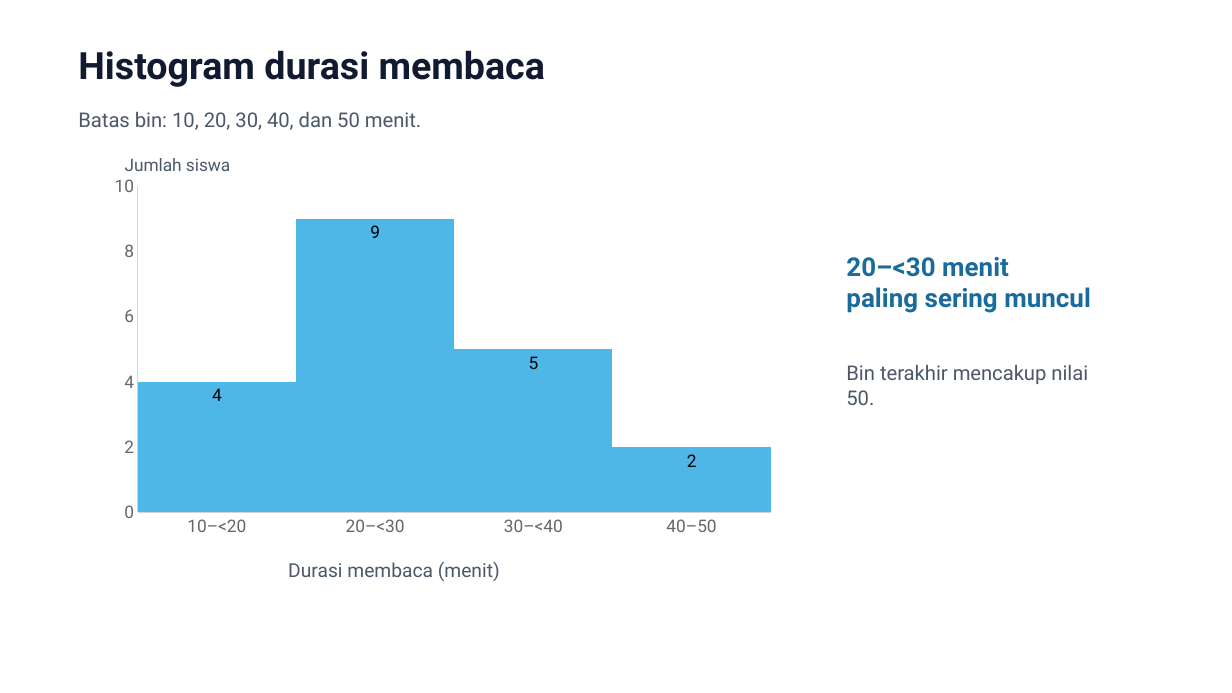
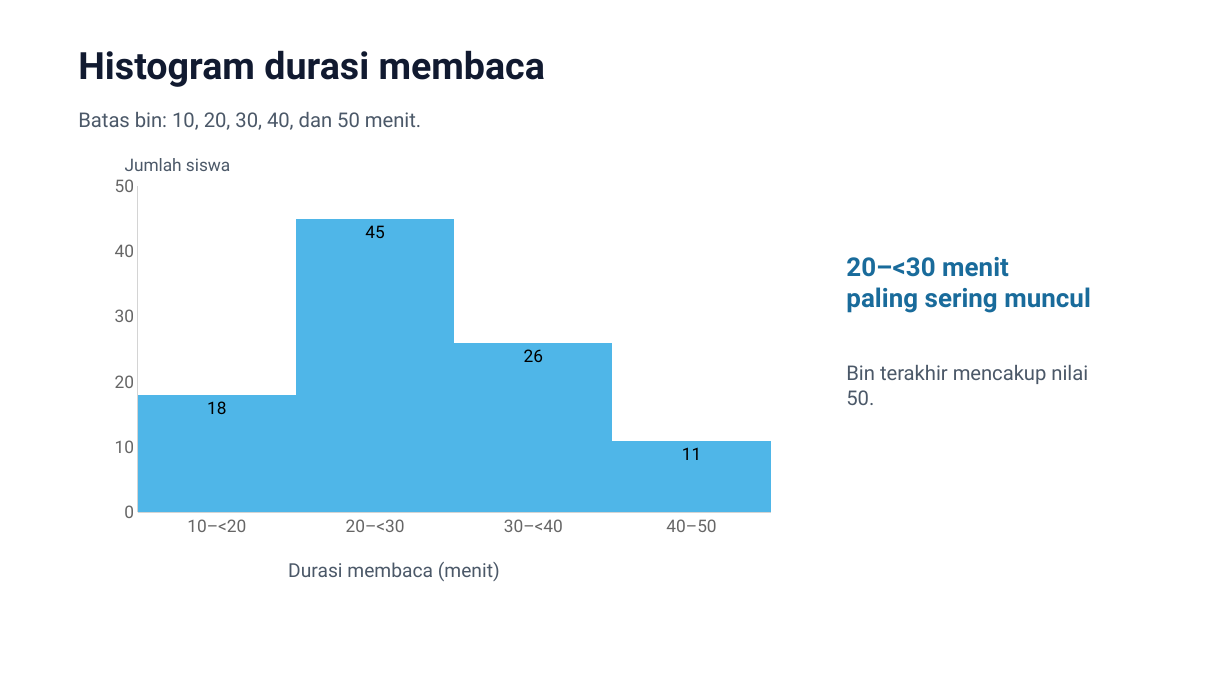
Before and after one commit to daf2a/course, a slide deck: slide 5 of level-03/04-histogram-dan-box-plot/slide/Histogram_dan_Box_Plot_final.pptx. Drawn at 1232x693 pixels with LibreOffice and Linux fonts; fonts in the diff are those of the drawing. Boxes give left, top, right and bottom in pixels: in the first picture for what was removed or moved away, otherwise in the second. Text is boxed around its words. In the diff, an @@ line names an element or a change of style, - is before the commit and + after.

```diff
--- a/level-03/04-histogram-dan-box-plot/slide/Histogram_dan_Box_Plot_final.pptx
+++ b/level-03/04-histogram-dan-box-plot/slide/Histogram_dan_Box_Plot_final.pptx
@@ column chart at [101, 168, 785, 543] @@
-Series 1: 4, 9, 5, 2
+Series 1: 18, 45, 26, 11
@@ value axis changed @@
```
Also in this commit, not shown: 7 other slides changed, 2 slides added, 2 slides removed, 2 other files.
